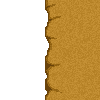
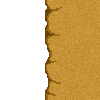
The second 100 x 100 image is a revision of the first. Changes to its layers:
painted on "Lag 3" over [45, 4, 54, 96]
painted on "Lag 2 kopier" over [45, 0, 100, 100]
painted on "Lag 2" over [45, 0, 100, 100]
